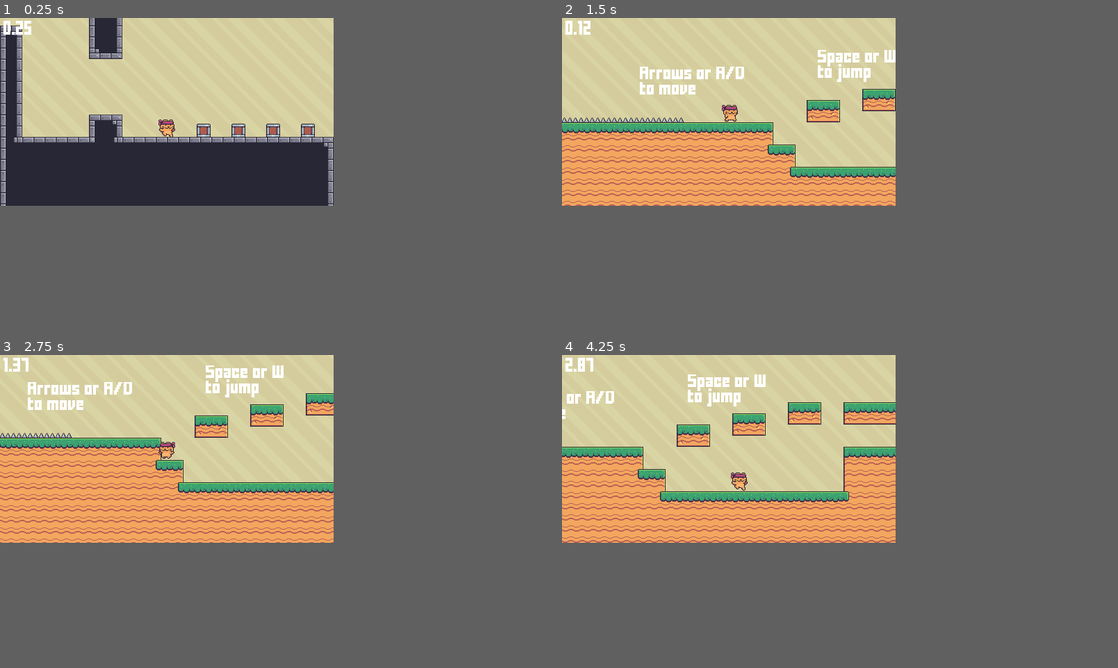
Above: before the commit, frames 1-4 (two rows, left to right).
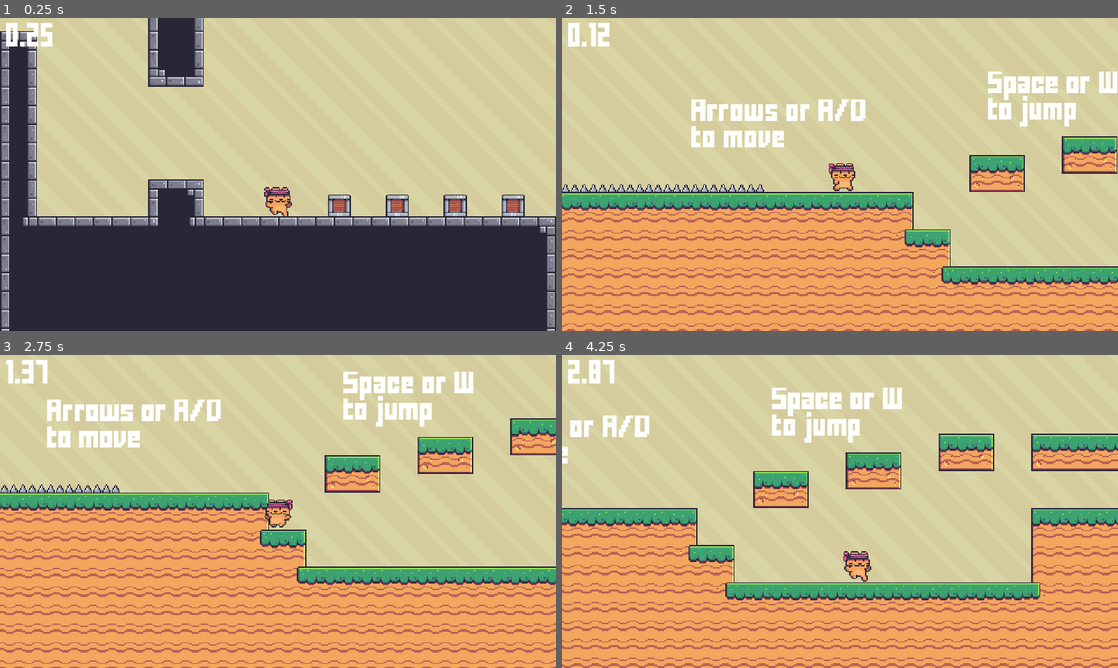
Above: after the commit, the same moments.

Repository: SnowyPeax/Community_Project_1_Johan
Game: Godot game, scene res://core/scenes/lobby.tscn
Two runs of this game, one before a commit and one after it. Both use one fixed random seed, a clock stepped at 60 frames per second and the inputs below.
Inputs:
- Up to frame 1 (0.25 s): no input
- Up to frame 2 (1.5 s): tap Enter (interact) at 0.5, 0.6, 1.35 s; hold D (right) from 0.53 s (still down); tap Space (jump) at 0.77 s
- Up to frame 3 (2.75 s): tap Space (jump) at 1.52 s; release D (right) at 2.03 s; hold A (left) from 2.03 s (still down); tap Enter (interact) at 2.1 s
- Up to frame 4 (4.25 s): release A (left) at 2.78 s; hold D (right) from 2.78 s (still down); tap Enter (interact) at 2.85, 3.6 s; tap Space (jump) at 3.02, 3.77 s; tap F11 (custom_toggle_fullscreen, bound only after the commit) at 4.15 s
In our replay, the window is 480x270 before the commit and 800x450 after it. These sizes can differ from the game's own. Grey fills any space a smaller window leaves; there, only what the larger window draws over its background counts as a difference.

The runs differ from the first frame. In frame 1, 48% of the frame differs, in the area x 0-100%, y 0-100%; in frame 2, 55%; in frame 3, 52%; in frame 4, 56%.

Commit message:
Added screen toggle
Player may toggle between windowed and fullscreen by pressing F11.

Also, windowed screen size and scale has been multiplied by 3, as to make windowed mode look "better" by default when toggled to windowed mode.

Diff:
--- a/core/player/player_controller.gd
+++ b/core/player/player_controller.gd
@@ -11,6 +11,8 @@
 @export var friction = 10
 @export var fastfallmult = 1.5
 @export var medfallmult = 1.15
+var screenToggle_timer = 0.0
+var screenToggle_duration = 0.1
 
 @onready var feet = $Feet
 @export var back : Marker2D
@@ -31,6 +33,15 @@
 func _process(delta):
 	apply_physics(delta)
 	move_and_slide()
+
+	if screenToggle_timer >= 0:
+		screenToggle_timer -= delta
+	if Input.is_action_just_pressed("custom_toggle_fullscreen") and DisplayServer.window_get_mode() == 3 and screenToggle_timer <= 0:	# Check if the key for toggling fullscreen/windowed is pressed
+		DisplayServer.window_set_mode(0)
+		screenToggle_timer = screenToggle_duration
+	if Input.is_action_just_pressed("custom_toggle_fullscreen") and DisplayServer.window_get_mode() == 0 and screenToggle_timer <= 0:	# Check if the key for toggling fullscreen/windowed is pressed
+		DisplayServer.window_set_mode(3)
+		screenToggle_timer = screenToggle_duration
 
 func apply_physics(delta):
 	if global_position.y > 500:
--- a/project.godot
+++ b/project.godot
@@ -21,10 +21,10 @@
 
 [display]
 
-window/size/viewport_width=480
-window/size/viewport_height=270
-window/size/mode=3
+window/size/viewport_width=1440
+window/size/viewport_height=810
 window/stretch/mode="canvas_items"
+window/stretch/scale=3.0
 
 [gui]
 
@@ -106,6 +106,11 @@
 "events": [Object(InputEventKey,"resource_local_to_scene":false,"resource_name":"","device":-1,"window_id":0,"alt_press …(182 unchanged characters)…
 ]
 }
+custom_toggle_fullscreen={
+"deadzone": 0.5,
+"events": [Object(InputEventKey,"resource_local_to_scene":false,"resource_name":"","device":-1,"window_id":0,"alt_pressed":false,"shift_pressed":false,"ctrl_pressed":false,"meta_pressed":false,"pressed":false,"keycode":0,"physical_keycode":4194342,"key_label":0,"unicode":0,"echo":false,"script":null)
+]
+}
 
 [layer_names]
 
